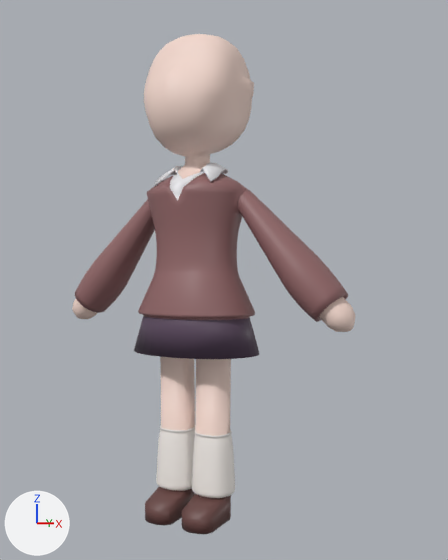
What one commit did to the Blender file 100Kano/Karane/Karane.blend.
Before and after are seen from a 50 mm lens placed at (2.42, -4.09, 0.94), pointed at (0.16, 0.1, 0.86). The lights are fixed; the arrows at lower left show +X, +Y and +Z.
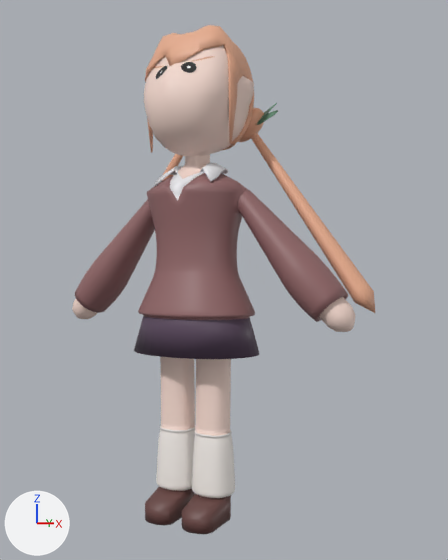
Boxes (x1, y1, x2, y2) around the edits, measured in the pictures (448 x 560 px):
'Karane hair', added (beige)
    after: (145, 25, 376, 314)
    faces in mat_karane_hair (beige #ecb090): (145, 25, 376, 314)
    faces in mat_ribbon (green #5d8c73): (256, 103, 278, 125)
'Circle', added
    after: (156, 62, 196, 79)
'sombracelhas', now drawn
    after: (153, 56, 214, 68)
part 4 of me_sphere, added
    after: (72, 56, 316, 525)

The change, as a list of edits to the scene's bpy script:
```text
Add mat_eye_inside_r:
    mat_eye_inside_r = bpy.data.materials.new('eye inside R')
    # nodes: BsdfPrincipled, Mapping, Mix, OutputMaterial, SeparateXYZ, TexCoord, TexGradient, TexVoronoi, ValToRGB, VectorMath
    # colours: black #313131, white #ffffff, black #000000
Add mat_eye_inside_l:
    mat_eye_inside_l = bpy.data.materials.new('eye inside L')
    # nodes: BsdfPrincipled, Mapping, Mix, OutputMaterial, SeparateXYZ, TexCoord, TexGradient, TexVoronoi, ValToRGB, VectorMath
    # colours: black #000000, white #ffffff
Change me_sphere:
    used by ob_sphere; location = (0.0, 0.0, 1.9); scale = (0.457, 0.457, 0.457)
    remove me_sphere.from_pydata(...)  # 1955 vertices, 1919 faces; spans x 0.0..2.66, y -0.97..1.0, z -6.15..1.7
    add me_sphere.from_pydata(...)  # 5741 vertices, 5758 faces; spans x -2.66..2.66, y -0.97..1.0, z -6.15..1.7
    me_sphere part 1: the loose piece of 9 vertices spanning x 0.0..0.02, y -0.2..-0.04, z -5.7..-5.65 is copied, and the copy is mirrored in x about the mesh origin; it spans x -0.02..0.0, y -0.2..-0.04, z -5.7..-5.65
    me_sphere part 2: the loose piece of 6 vertices spanning x 0.0..0.01, y -0.2..-0.04, z -5.68..-5.65 is copied, and the copy is moved by (-0.02, 0.0, 0.0); it spans x -0.01..0.0, y -0.2..-0.04, z -5.68..-5.65
    me_sphere part 3: the loose piece of 6 vertices spanning x 0.0..0.01, y -0.2..-0.04, z -5.68..-5.65 is copied, and the copy is moved by (-0.02, 0.0, 0.0); it spans x -0.01..0.0, y -0.2..-0.04, z -5.68..-5.65
    me_sphere part 4: 3765 vertices added at x -2.66..1.98, y -0.95..0.98, z -6.15..1.69
Change ob_sphere:
    remove _m = ob_sphere.modifiers.new('Mirror', 'MIRROR')
Add ob_karane_hair:
    ob_karane_hair = bpy.data.objects.new('Karane hair', me_sphere_001)  # 3654 vertices, 3640 faces; spans x -2.78..2.78, y -0.73..1.04, z -2.78..1.81; in mat_karane_hair (beige #ecb090), mat_ribbon (green #5d8c73)
    ob_karane_hair.location = (0.0, 0.0, 1.9)
    ob_karane_hair.scale = (0.457, 0.457, 0.457)
Add ob_circle:
    ob_circle = bpy.data.objects.new('Circle', me_circle)  # 36 vertices, 26 faces; spans x -2.6..2.6, y 0.0, z -0.87..0.87; in mat_eye_stroke (black #000000); modifiers SUBSURF, SHRINKWRAP
    ob_circle.location = (0.0, -0.322, 2.36)
    ob_circle.scale = (0.0709, 0.0709, 0.0709)
Add ob_empty_eye_close_r:
    ob_empty_eye_close_r = bpy.data.objects.new('Empty.eye.close.R', None)
    ob_empty_eye_close_r.location = (-0.146, -0.322, 2.431)
    ob_empty_eye_close_r.scale = (0.0709, 0.0709, 0.0709)
Add ob_empty_iris_r:
    ob_empty_iris_r = bpy.data.objects.new('Empty-iris.R', None)
    ob_empty_iris_r.location = (-0.113, -0.322, 2.36)
    ob_empty_iris_r.scale = (0.0709, 0.0709, 0.0709)
Add ob_empty_eye_close_l:
    ob_empty_eye_close_l = bpy.data.objects.new('Empty.eye.close.L', None)
    ob_empty_eye_close_l.location = (0.147, -0.322, 2.431)
    ob_empty_eye_close_l.scale = (0.0709, 0.0709, 0.0709)
Add ob_empty_iris_l:
    ob_empty_iris_l = bpy.data.objects.new('Empty-iris.L', None)
    ob_empty_iris_l.location = (0.113, -0.322, 2.36)
    ob_empty_iris_l.scale = (0.0709, 0.0709, 0.0709)
```
